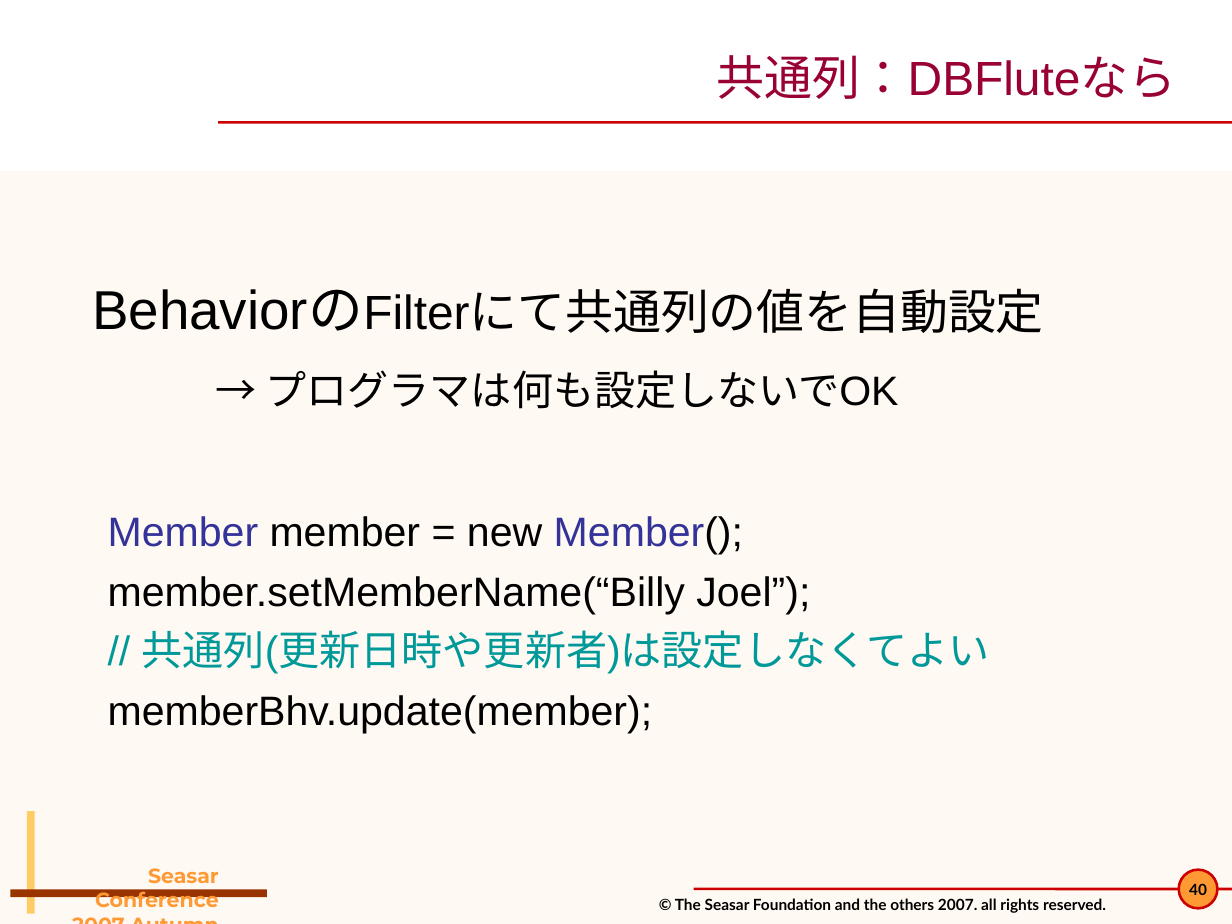
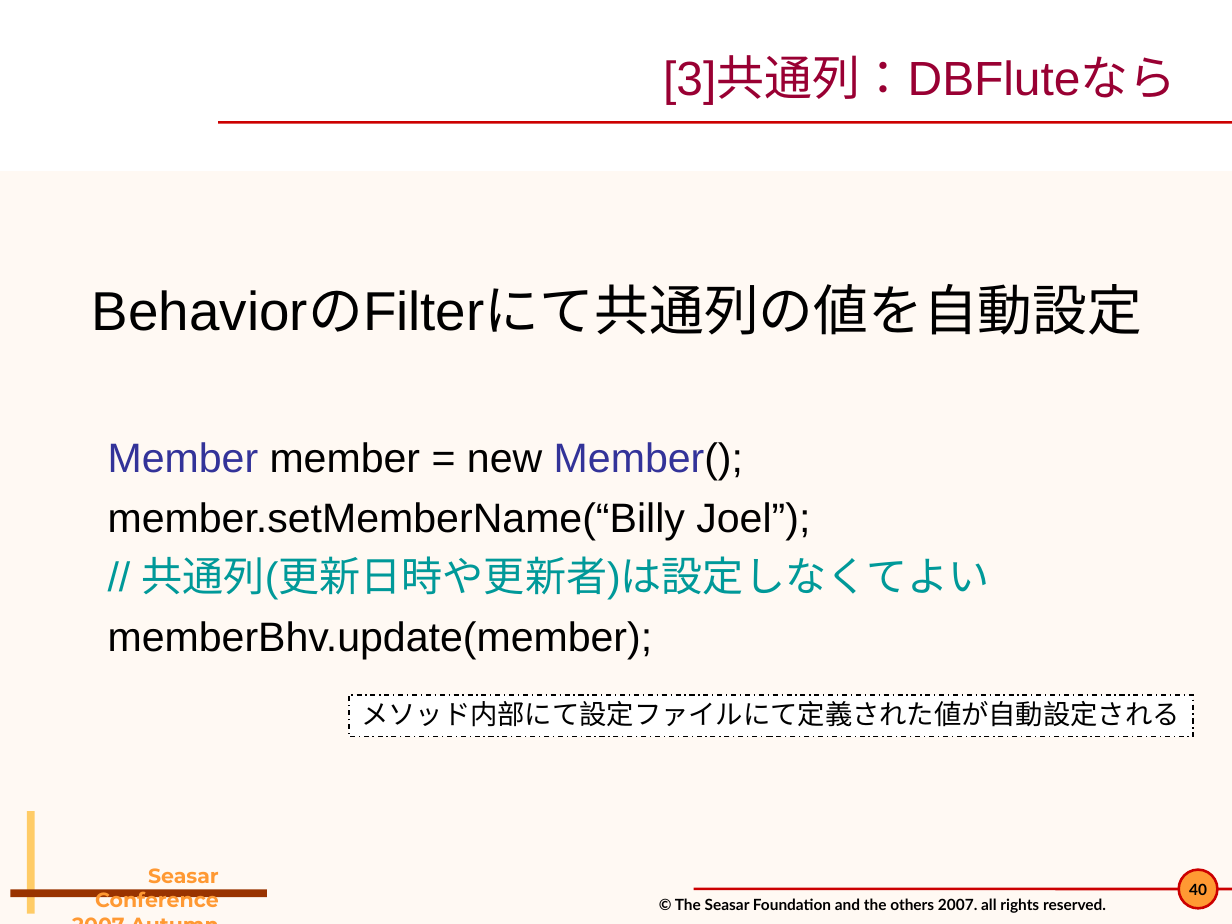
Before and after one commit to seasarorg/dbflute, a slide deck: slide 40 of dbflute/etc/doc/pres/sc2007a_2-DBFlute.ppt. Drawn at 1232x924 pixels with LibreOffice and Linux fonts; fonts in the diff are those of the drawing; background and template pictures are left out. Boxes give left, top, right and bottom in pixels: in the first picture for what was removed or moved away, otherwise in the second. Text is boxed around its words. In the diff, an @@ line names an element or a change of style, - is before the commit and + after.

```diff
--- a/dbflute/etc/doc/pres/sc2007a_2-DBFlute.ppt
+++ b/dbflute/etc/doc/pres/sc2007a_2-DBFlute.ppt
@@ title at (663, 57, 1176, 104): text changed @@
-共通列：DBFluteなら
+[3]共通列：DBFluteなら
@@ text at (92, 287, 1142, 335): size 28 to 32 pt in "BehaviorのFilterにて共通列の値を自動設定"; alignment left to centre; more space between paragraphs @@
@@ text at (266, 370, 899, 409): paragraph removed @@
-→ プログラマは何も設定しないでOK
@@ rectangle added at (349, 695, 1193, 737), fill #FFFFFF, outline #000000 0.74 pt dashed, 16 pt, text #000000 @@
+メソッド内部にて設定ファイルにて定義された値が自動設定される
```
Also in this commit, not shown: 60 other slides changed.
